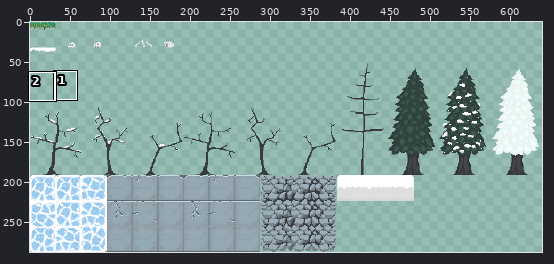
Two versions of one sprite sheet, Assets/Texture/MapTip/Stage2/tile.png. The first picture is a wide view before the edit; the outline marks the close-up.
Close-up. Before the edit:
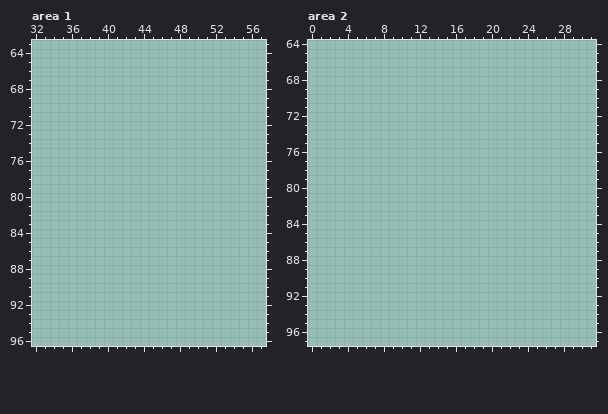
The file is 640x288 pixels. Colours within 5 levels of each other are drawn and written as one. Shown: area 1: x 32..57, y 63..96; area 2: x 0..31, y 64..97. The commit also changed other parts of the picture, which this record leaves out.
The result:
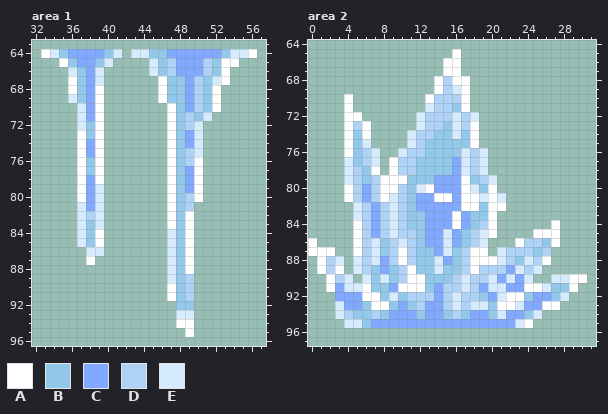
Palette (. is transparent): A #ffffff  B #92c9ea  C #80a9ff  D #afd3f6  E #d7ebff
From old to new:
Changed rows in their new state; - is an unchanged pixel.
Area 1:
first column x 33:
64 AEBCCCCBE-EEBBCCCCCCBEEA
65 --ABCCBE----EBDCCCDBAA--
66 ---EBCE-----EBDCCCDBA---
67 ---ABCE------ABBCDBEA---
68 ---ABCA------ABBCDBA----
69 ---EBCA------ABBCDBA----
70 ----ECA-------ABCDBA----
71 ----ECA-------ABDBE-----
72 ----EBA-------ABDE------
73 ----ABA-------ABCE------
74 ----ACA-------ABCE------
75 ----ACA-------ABDE------
76 ----ABA-------ABDA------
77 ----ABA-------ABCA------
78 ----ACA-------ABCA------
79 ----ACE-------ABCA------
80 ----ACE-------ABDA------
81 ----ECE-------ABD-------
82 ----EDE-------ABA-------
83 ----EBE-------ABA-------
84 ----EBA-------EBA-------
85 ----EBA-------EBA-------
86 -----EE-------EBA-------
87 -----A--------EBA-------
88 --------------EBA-------
89 --------------EBD-------
90 --------------ABD-------
91 --------------ABD-------
92 ---------------BB-------
93 ---------------EE-------
94 ---------------AA-------
95 ----------------A-------
Area 2:
first column x 0:
65 ----------------A--------------
66 ---------------AA--------------
67 ---------------AA--------------
68 --------------ADAA-------------
69 --------------ADEA-------------
70 ----A--------ADDDA-------------
71 ----A--------EDDBA-------------
72 ----AA------EDDDEDE------------
73 ----ADA-----EDDBEDA------------
74 ----ABA----EDDBBEBA------------
75 ----ABE----EDBBBBBA------------
76 ----ABDE--EDDBBBBEDE-----------
77 ----EBDE-ADDBBBBCEDE-----------
78 ----EDBA-ADDBBBBCEDE-----------
79 ----EDBDAAABBBCCCABDE----------
80 ----ADCDAADBEACCCAEBA----------
81 ----ADCDAEDBCCAACAAEAE---------
82 -----EDCDEDBCCCCCAABAA---------
83 -----EDCDEDBBCCCACBBA----------
84 -----ADCDEDBBCCCACBDA------A---
85 -----ADCDEDDBCCECBDEA----AAA---
86 A----ADEBDEDBCCECBDE---ADDBA---
87 AAA--ADEBDADBBCEBDAA-EDDDBD----
88 -ADE-EDECDADBBECBDAAAEDBEDA----
89 -ADA-EDBCBDABBEBBDADDDCEDE-----
90 --ADE-EBEBDAABBBDEDDECECE--EEAA
91 --ACEEABBCAAABCDDEDCEECCAAEBBA-
92 ---CCCAABEBDDDCDEDDBCEAABCCBE--
93 ---ECCBAABCBDCCDEDEEBAAECCAA---
94 ---EDBBDBCCCBCCBDBCCBECCBE-----
95 ----EEBCCCCCCCCCCCCCCCCEA------
